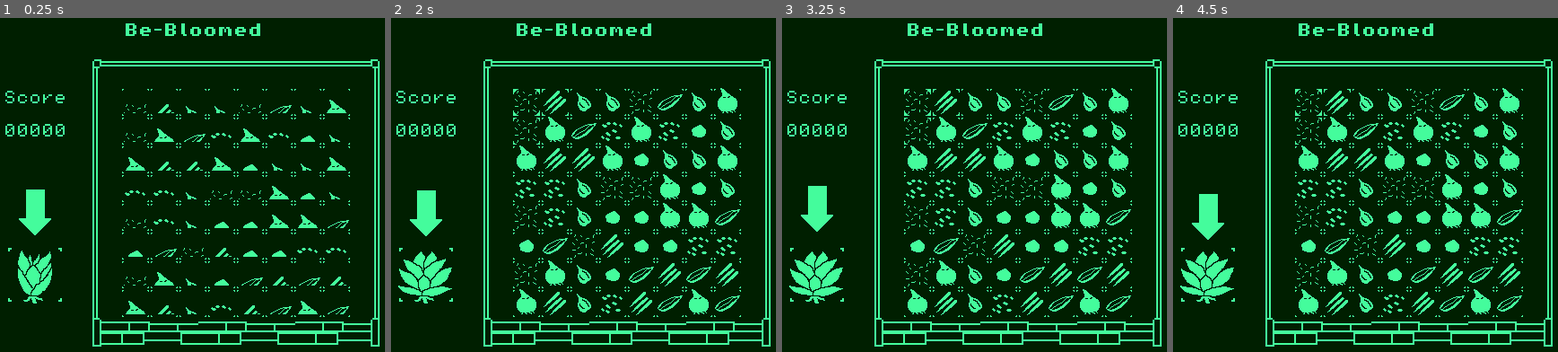
Above: before the commit, frames 1-4 (left to right).
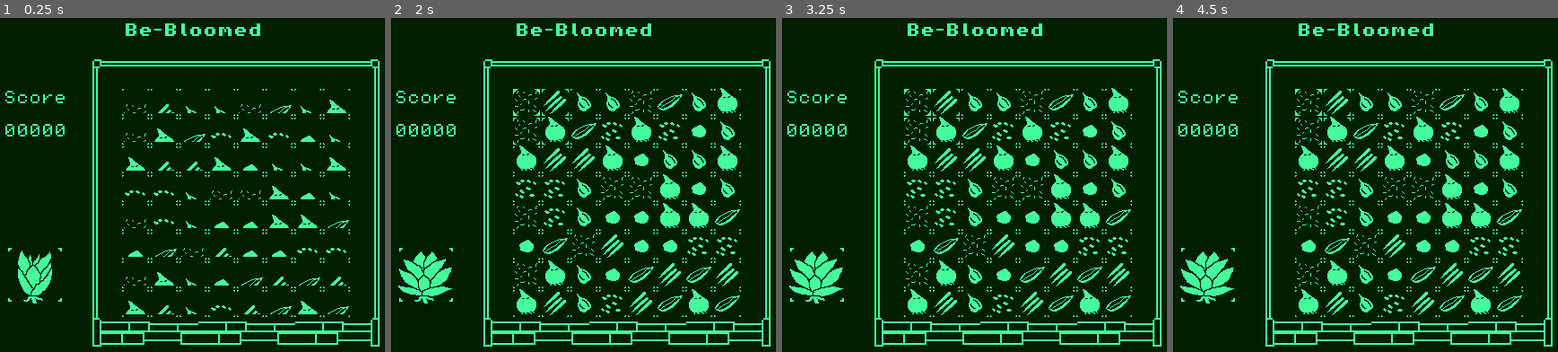
Above: after the commit, the same moments.

Repository: Nocturnal-sys/B1T-Jam-2
Game: Godot game, scene res://Scenes/game.tscn
The game is run twice, just before and just after one commit, with the same random seed, the same clock (stepped at 60 frames per second) and the same inputs.
Inputs (mouse positions are in pixels of both pictures, inside the frame that each line leads up to):
- Up to frame 1 (0.25 s): no input
- Up to frame 2 (2 s): click (525, 101) at 0.52 s; click (525, 101) at 1.27 s
- Up to frame 3 (3.25 s): click (916, 101) at 2.02 s
- Up to frame 4 (4.5 s): no input

The runs differ from the first frame. In frame 1, 0.7% of the frame differs, in the area x 4-14%, y 51-66%; in frame 2, 0.7%, in the area x 4-47%, y 29-66%; in frame 3, 0.7%; in frame 4, 0.7%.

Commit message:
add lotus mechanics and game over screen

Diff:
--- a/Scenes/Classes/seed.tscn
+++ b/Scenes/Classes/seed.tscn
@@ -79,6 +79,34 @@
 collide_with_areas = true
 collide_with_bodies = false
 
+[node name="Up2" type="RayCast2D" parent="."]
+position = Vector2(40, -8)
+target_position = Vector2(8, -8)
+hit_from_inside = true
+collide_with_areas = true
+collide_with_bodies = false
+
+[node name="Down2" type="RayCast2D" parent="."]
+position = Vector2(-8, 40)
+target_position = Vector2(-8, 8)
+hit_from_inside = true
+collide_with_areas = true
+collide_with_bodies = false
+
+[node name="Left2" type="RayCast2D" parent="."]
+position = Vector2(-8, -8)
+target_position = Vector2(-8, -8)
+hit_from_inside = true
+collide_with_areas = true
+collide_with_bodies = false
+
+[node name="Right2" type="RayCast2D" parent="."]
+position = Vector2(40, 40)
+target_position = Vector2(8, 8)
+hit_from_inside = true
+collide_with_areas = true
+collide_with_bodies = false
+
 [node name="UpDown" type="Area2D" parent="."]
 visible = false
 collision_layer = 2
--- a/Scenes/game.tscn
+++ b/Scenes/game.tscn
@@ -86,6 +86,7 @@
 curve = SubResource("Curve2D_1l0tm")
 
 [node name="PathFollow2D" type="PathFollow2D" parent="Path2D"]
+visible = false
 rotation = 1.57079
 rotates = false
 
--- /dev/null
+++ b/Scenes/game_over.tscn
@@ -0,0 +1,153 @@
+[gd_scene load_steps=18 format=3 uid="uid://clko172mpgaee"]
+
+[ext_resource type="FontFile" uid="uid://bmt6ceey3cljn" path="res://Assets/Fonts/PixelOperator8-Bold.ttf" id="1_8fo1c"]
+[ext_resource type="Script" uid="uid://b0av60b5oaxvt" path="res://Scripts/game_over.gd" id="1_ek8ke"]
+[ext_resource type="Texture2D" uid="uid://cycgtmpcdkkeb" path="res://Assets/Sprites/lotus-dying.png" id="2_ek8ke"]
+[ext_resource type="Texture2D" uid="uid://bwcgk8nbtyvk4" path="res://Assets/Sprites/menu_button.png" id="6_j3ryr"]
+
+[sub_resource type="AtlasTexture" id="AtlasTexture_eoghk"]
+atlas = ExtResource("2_ek8ke")
+region = Rect2(448, 384, 64, 64)
+
+[sub_resource type="Animation" id="Animation_14u15"]
+resource_name = "move_lotus"
+length = 2.0
+tracks/0/type = "value"
+tracks/0/imported = false
+tracks/0/enabled = true
+tracks/0/path = NodePath("Sprite2D:position")
+tracks/0/interp = 1
+tracks/0/loop_wrap = true
+tracks/0/keys = {
+"times": PackedFloat32Array(0, 2),
+"transitions": PackedFloat32Array(1, 1),
+"update": 0,
+"values": [Vector2(64, 320), Vector2(256, 272)]
+}
+tracks/1/type = "value"
+tracks/1/imported = false
+tracks/1/enabled = true
+tracks/1/path = NodePath("Sprite2D:scale")
+tracks/1/interp = 1
+tracks/1/loop_wrap = true
+tracks/1/keys = {
+"times": PackedFloat32Array(0, 2),
+"transitions": PackedFloat32Array(1, 1),
+"update": 0,
+"values": [Vector2(1, 1), Vector2(3, 3)]
+}
+
+[sub_resource type="Animation" id="Animation_j3ryr"]
+length = 0.001
+tracks/0/type = "value"
+tracks/0/imported = false
+tracks/0/enabled = true
+tracks/0/path = NodePath("Sprite2D:position")
+tracks/0/interp = 1
+tracks/0/loop_wrap = true
+tracks/0/keys = {
+"times": PackedFloat32Array(0),
+"transitions": PackedFloat32Array(1),
+"update": 0,
+"values": [Vector2(64, 320)]
+}
+tracks/1/type = "value"
+tracks/1/imported = false
+tracks/1/enabled = true
+tracks/1/path = NodePath("Sprite2D:scale")
+tracks/1/interp = 1
+tracks/1/loop_wrap = true
+tracks/1/keys = {
+"times": PackedFloat32Array(0),
+"transitions": PackedFloat32Array(1),
+"update": 0,
+"values": [Vector2(1, 1)]
+}
+
+[sub_resource type="AnimationLibrary" id="AnimationLibrary_rjluv"]
+_data = {
+&"RESET": SubResource("Animation_j3ryr"),
+&"move_lotus": SubResource("Animation_14u15")
+}
+
+[sub_resource type="StyleBoxEmpty" id="StyleBoxEmpty_rjluv"]
+
+[sub_resource type="StyleBoxEmpty" id="StyleBoxEmpty_gjtdd"]
+
+[sub_resource type="StyleBoxEmpty" id="StyleBoxEmpty_eoghk"]
+
+[sub_resource type="AtlasTexture" id="AtlasTexture_14u15"]
+atlas = ExtResource("6_j3ryr")
+
+[sub_resource type="StyleBoxTexture" id="StyleBoxTexture_3817r"]
+texture = SubResource("AtlasTexture_14u15")
+region_rect = Rect2(160, 0, 160, 24)
+
+[sub_resource type="AtlasTexture" id="AtlasTexture_rjluv"]
+atlas = ExtResource("6_j3ryr")
+
+[sub_resource type="StyleBoxTexture" id="StyleBoxTexture_mitgx"]
+texture = SubResource("AtlasTexture_rjluv")
+region_rect = Rect2(160, 0, 160, 24)
+
+[sub_resource type="AtlasTexture" id="AtlasTexture_j3ryr"]
+atlas = ExtResource("6_j3ryr")
+
+[sub_resource type="StyleBoxTexture" id="StyleBoxTexture_rjluv"]
+texture = SubResource("AtlasTexture_j3ryr")
+region_rect = Rect2(0, 0, 160, 24)
+
+[node name="GameOver" type="CanvasLayer"]
+script = ExtResource("1_ek8ke")
+
+[node name="ColorRect" type="ColorRect" parent="."]
+offset_right = 480.0
+offset_bottom = 416.0
+color = Color(0, 0.121569, 0, 1)
+
+[node name="Label" type="Label" parent="."]
+modulate = Color(0.266667, 0.988235, 0.611765, 1)
+offset_left = 48.0
+offset_top = 128.0
+offset_right = 462.0
+offset_bottom = 176.0
+theme_override_fonts/font = ExtResource("1_8fo1c")
+theme_override_font_sizes/font_size = 48
+text = "GAME OVER"
+horizontal_alignment = 1
+
+[node name="ScoreLabel" type="Label" parent="."]
+modulate = Color(0.266667, 0.988235, 0.611765, 1)
+offset_top = 32.0
+offset_right = 414.0
+offset_bottom = 80.0
+theme_override_fonts/font = ExtResource("1_8fo1c")
+theme_override_font_sizes/font_size = 32
+text = "Score: "
+horizontal_alignment = 1
+vertical_alignment = 1
+
+[node name="Sprite2D" type="Sprite2D" parent="."]
+modulate = Color(0.266667, 0.988235, 0.611765, 1)
+position = Vector2(64, 320)
+texture = SubResource("AtlasTexture_eoghk")
+
+[node name="AnimationPlayer" type="AnimationPlayer" parent="."]
+libraries = {
+&"": SubResource("AnimationLibrary_rjluv")
+}
+
+[node name="Button" type="Button" parent="."]
+modulate = Color(0.266667, 0.988235, 0.611765, 1)
+offset_left = 176.0
+offset_top = 208.0
+offset_right = 336.0
+offset_bottom = 232.0
+theme_override_fonts/font = ExtResource("1_8fo1c")
+theme_override_styles/focus = SubResource("StyleBoxEmpty_rjluv")
+theme_override_styles/disabled = SubResource("StyleBoxEmpty_gjtdd")
+theme_override_styles/hover_pressed = SubResource("StyleBoxEmpty_eoghk")
+theme_override_styles/hover = SubResource("StyleBoxTexture_3817r")
+theme_override_styles/pressed = SubResource("StyleBoxTexture_mitgx")
+theme_override_styles/normal = SubResource("StyleBoxTexture_rjluv")
+text = "Main Menu"
--- a/Scenes/lotus.tscn
+++ b/Scenes/lotus.tscn
@@ -292,7 +292,7 @@
 }],
 "loop": false,
 "name": &"die_1",
-"speed": 8.0
+"speed": 16.0
 }, {
 "frames": [{
 "duration": 1.0,
@@ -321,7 +321,7 @@
 }],
 "loop": false,
 "name": &"die_2",
-"speed": 8.0
+"speed": 16.0
 }, {
 "frames": [{
 "duration": 1.0,
@@ -350,7 +350,7 @@
 }],
 "loop": false,
 "name": &"die_3",
-"speed": 8.0
+"speed": 16.0
 }, {
 "frames": [{
 "duration": 1.0,
@@ -379,7 +379,7 @@
 }],
 "loop": false,
 "name": &"die_4",
-"speed": 8.0
+"speed": 16.0
 }, {
 "frames": [{
 "duration": 1.0,
@@ -408,7 +408,7 @@
 }],
 "loop": false,
 "name": &"die_5",
-"speed": 8.0
+"speed": 16.0
 }, {
 "frames": [{
 "duration": 1.0,
@@ -437,7 +437,7 @@
 }],
 "loop": false,
 "name": &"die_6",
-"speed": 8.0
+"speed": 16.0
 }, {
 "frames": [{
 "duration": 1.0,
@@ -466,7 +466,7 @@
 }],
 "loop": false,
 "name": &"die_7",
-"speed": 8.0
+"speed": 16.0
 }, {
 "frames": [{
 "duration": 1.0,
@@ -500,11 +500,10 @@
 
 [node name="Lotus" type="AnimatedSprite2D"]
 sprite_frames = SubResource("SpriteFrames_p22mx")
-animation = &"open"
+animation = &"die_7"
 script = ExtResource("3_e5l4u")
 
 [node name="Timer" type="Timer" parent="."]
-wait_time = 5.0
 one_shot = true
 
 [node name="TextureButton" type="TextureButton" parent="."]
--- a/Scripts/Autoloads/scene_manager.gd
+++ b/Scripts/Autoloads/scene_manager.gd
@@ -1,5 +1,6 @@
 extends Node
-
+const GAME_OVER = preload("res://Scenes/game_over.tscn")
+var score: int
 
 func game_over():
-	print("game over")
+	get_tree().change_scene_to_file("res://Scenes/game_over.tscn")
--- a/Scripts/Classes/seed.gd
+++ b/Scripts/Classes/seed.gd
@@ -12,6 +12,10 @@
 @onready var down: RayCast2D = $Down
 @onready var left: RayCast2D = $Left
 @onready var right: RayCast2D = $Right
+@onready var up_2: RayCast2D = $Up2
+@onready var down_2: RayCast2D = $Down2
+@onready var left_2: RayCast2D = $Left2
+@onready var right_2: RayCast2D = $Right2
 
 @export var color: Color
 @export_enum(
@@ -71,6 +75,10 @@
 	if down.is_colliding(): adjacent_seeds.append(down.get_collider())
 	if left.is_colliding(): adjacent_seeds.append(left.get_collider())
 	if right.is_colliding(): adjacent_seeds.append(right.get_collider())
+	if up_2.is_colliding(): adjacent_seeds.append(up_2.get_collider())
+	if down_2.is_colliding(): adjacent_seeds.append(down_2.get_collider())
+	if left_2.is_colliding(): adjacent_seeds.append(left_2.get_collider())
+	if right_2.is_colliding(): adjacent_seeds.append(right_2.get_collider())
 	return adjacent_seeds
 
 
--- a/Scripts/game.gd
+++ b/Scripts/game.gd
@@ -3,6 +3,7 @@
 @onready var grid: Node2D = $SeedGrid
 @onready var score_value: Label = $MarginContainer/ScoreValue
 @onready var path: PathFollow2D = $Path2D/PathFollow2D
+@onready var lotus: AnimatedSprite2D = $Lotus
 
 var seed_size: int = 32
 var grid_width: int = 8
@@ -17,6 +18,7 @@
 var matched_seeds: Array[Seed]
 var score = 0
 
+var score_tween: Tween
 var swap_tween: Tween
 var selected_tween: Tween
 
@@ -40,6 +42,13 @@
 func _process(_delta: float) -> void:
 	path.progress_ratio += 0.01
 	score_value.text = _create_score_text()
+
+
+func increase_score(num: int) -> void:
+	if score_tween:
+		score_tween.kill()
+	score_tween = create_tween()
+	score_tween.tween_property($".","score",score+num,2)
 
 
 func _create_score_text() -> String:
@@ -80,7 +89,7 @@
 
 
 func _generate_random_seed() -> Seed:
-	return seed_options[randf_range(0, seed_options.size()-1)].instantiate()
+	return seed_options[randf_range(0, seed_options.size())].instantiate()
 
 
 func _add_seed(pos: Vector2, seed_index: int) -> void:
@@ -130,6 +139,7 @@
 	if is_matching(new_plant):
 		for matched in matched_seeds:
 			matched.germinate()
+			lotus.decrease_tick_time(0.2)
 
 
 func print_seed_array():
@@ -160,9 +170,11 @@
 			selected_seed.just_swapped()
 			swap_seed = null
 		else:
+			path.show()
 			for matched in matched_seeds:
 				is_matching(matched)
 				matched.germinate()
+				lotus.decrease_tick_time(0.3)
 
 
 func swap_seeds() -> void:
@@ -225,8 +237,17 @@
 
 
 func _bloom_seeds():
+	path.hide()
+	lotus.reset_tick_time()
+	var score_increase: int = 0
+	var grown_count: int = 0
 	for grown in matched_seeds:
+		grown_count += 1
 		grown.bloom()
+	score_increase = pow(2,float(grown_count/1.5))
+	increase_score(score_increase)
+	SceneManager.score += score_increase
+	lotus.heal(grown_count/3)
 
 
 func _on_lotus_bloom() -> void:
--- /dev/null
+++ b/Scripts/game_over.gd
@@ -0,0 +1,8 @@
+extends CanvasLayer
+@onready var animation: AnimationPlayer = $AnimationPlayer
+@onready var score_label: Label = $ScoreLabel
+
+
+func _ready() -> void:
+	animation.play("move_lotus")
+	score_label.text += str(SceneManager.score)
--- a/Scripts/lotus.gd
+++ b/Scripts/lotus.gd
@@ -1,25 +1,57 @@
+class_name Lotus
 extends AnimatedSprite2D
 
 @onready var timer: Timer = $Timer
 
 var tick: int  = 0
-var tick_time: int = 10
+var tick_time: float
+
+const DEFAULT_TICK: float = 8
 
 signal bloom()
 
 func _ready() -> void:
+	tick_time = DEFAULT_TICK
 	timer.start(tick_time)
+
+
+func _process(_delta: float) -> void:
+	pass
 
 
 func _on_timer_timeout() -> void:
 	var anim_name: String = "die_"
 	tick += 1
 	anim_name += str(tick)
-	play(anim_name)
+	play(anim_name, 0.5)
 	if tick >= 7:
 		SceneManager.game_over()
 		return
-	timer.start()
+	timer.start(tick_time)
+
+
+func decrease_tick_time(num: float) -> void:
+	if tick_time > 1:
+		tick_time -= num
+
+
+func reset_tick_time() -> void:
+	tick_time = DEFAULT_TICK
+	timer.start(tick_time)
+
+
+func heal(num: int) -> void:
+	timer.stop()
+	var anim_name: String
+	var start_frame = tick
+	if num > tick:
+		num = start_frame
+	for i in num:
+		anim_name = "die_" + str(start_frame-i)
+		play_backwards(anim_name)
+		await animation_finished
+	tick = tick-num
+	timer.start(tick_time)
 
 
 func _on_texture_button_pressed() -> void:
Binary file added: Assets/Sprites/menu_button.png
Not shown, added: Assets/Sprites/menu_button.png.import
Not shown, added: Scripts/game_over.gd.uid
